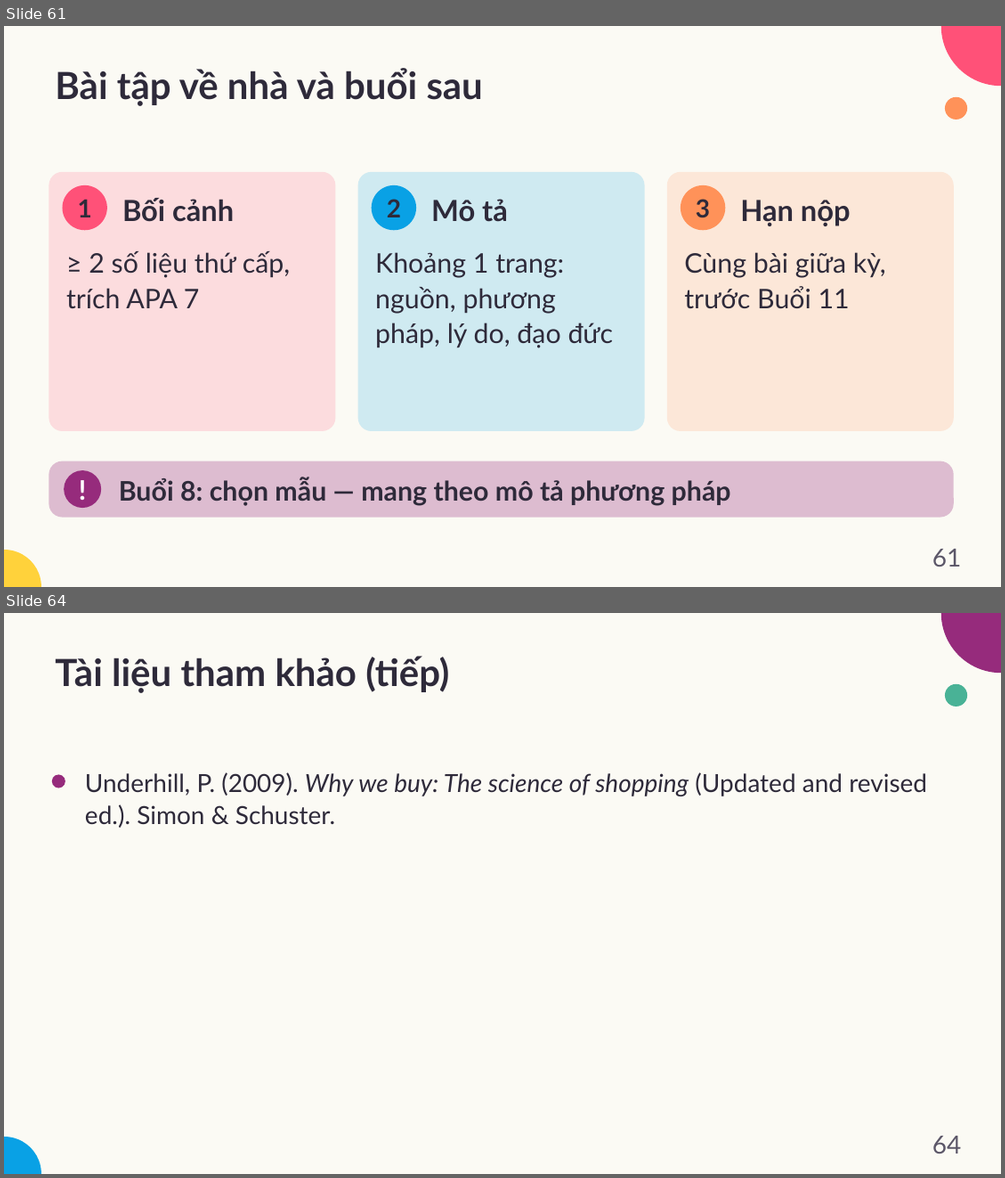
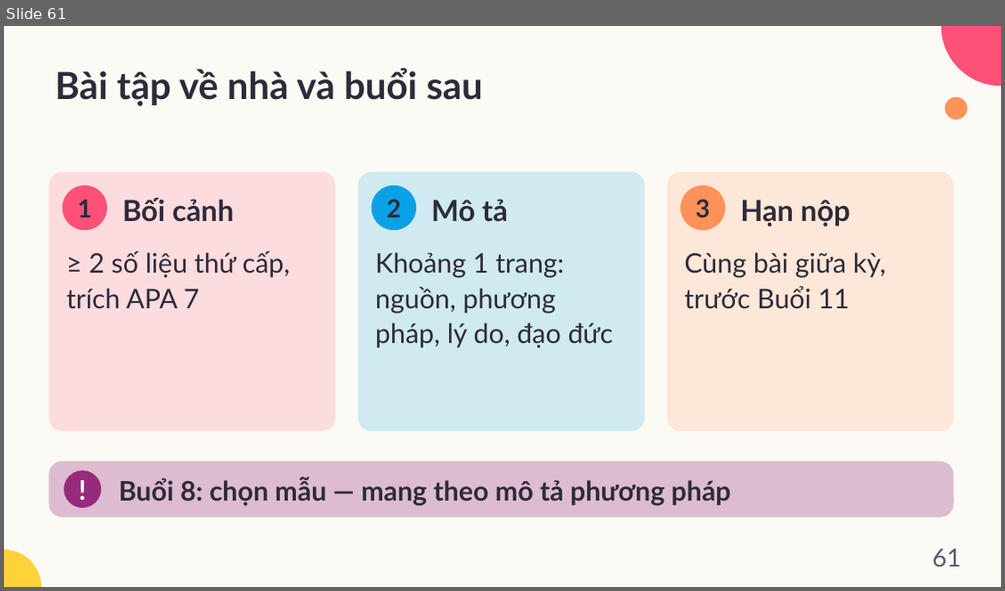
Before and after one commit to dnbaoquyen/academic-pptx-skill, a slide deck: mkt1107/output/MKT1107_W07_slides.pptx. Shown one above the other, each under a label of ours: slides 61 and 64 before the commit, slide 61 after it; the slides between them are not shown. The pictures are 1005x1178 and 1005x591 pixels, drawn with LibreOffice and Linux fonts; fonts in the diff are those of the drawing. Boxes give left, top, right and bottom in pixels: in the first picture for what was removed or moved away, otherwise in the second. Text is boxed around its words. In the diff, an @@ line names an element or a change of style, - is before the commit and + after.

```diff
--- a/mkt1107/output/MKT1107_W07_slides.pptx
+++ b/mkt1107/output/MKT1107_W07_slides.pptx
@@ slide 64 removed at box(4, 613, 1001, 1174), background #FBFAF4 @@
@@ ellipse removed at box(941, 613, 1001, 673) @@
@@ title removed at box(55, 656, 449, 693) @@
-Tài liệu tham khảo (tiếp)
@@ ellipse removed at box(945, 684, 967, 706) @@
@@ text removed at box(85, 772, 927, 827) @@
-Underhill, P. (2009). Why we buy: The science of shopping (Updated and revised ed.). Simon & Schuster.
@@ ellipse removed at box(52, 774, 65, 788) @@
@@ ellipse removed at box(4, 1136, 41, 1174) @@
@@ page number removed at box(932, 1135, 961, 1153) @@
-64
```
Also in this commit, not shown: 8 slides changed, 11 other files.
